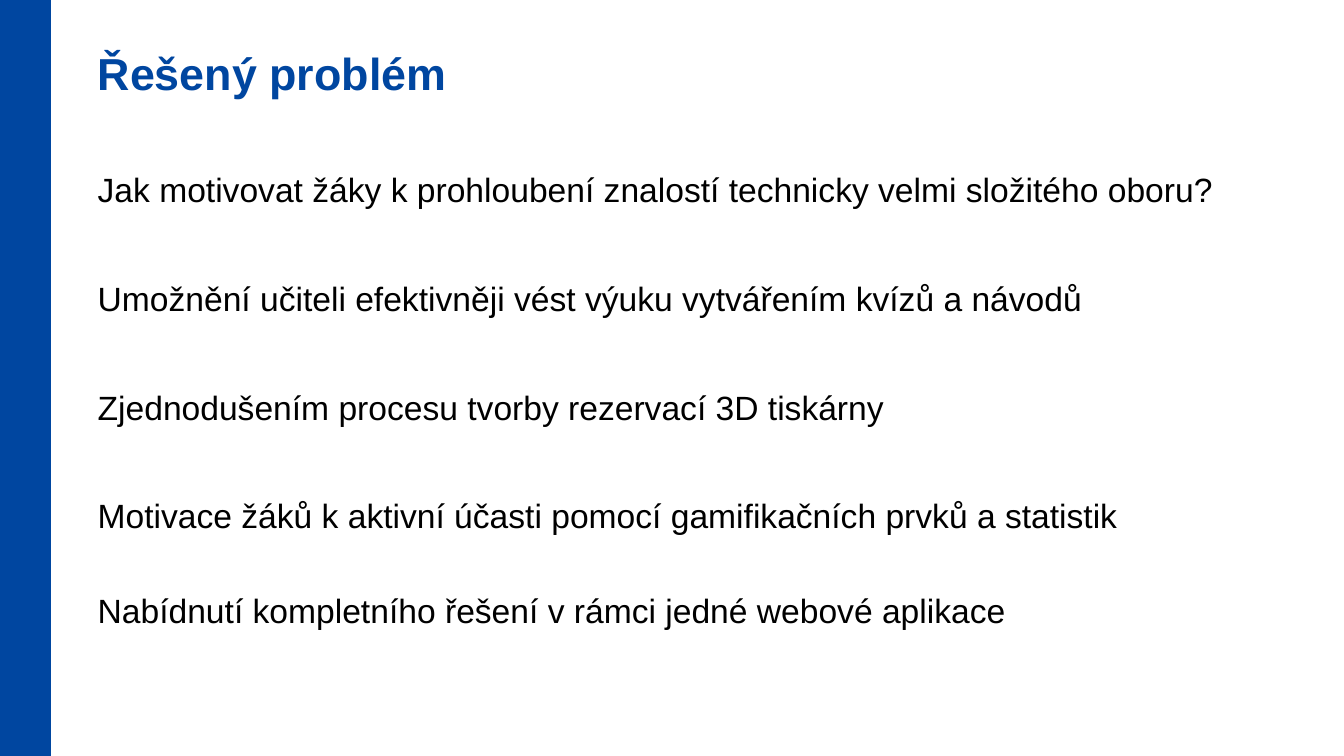
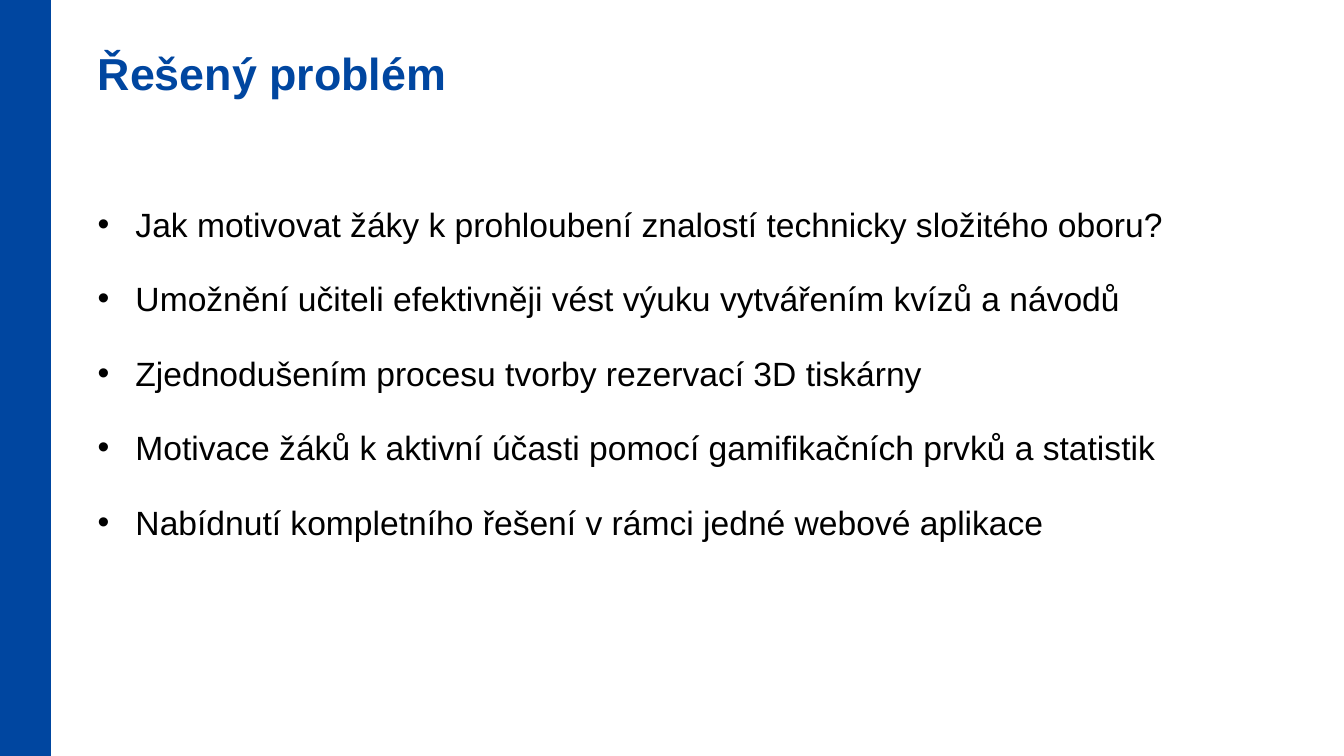
Before and after one commit to Zd3n1/BP2024, a slide deck: slide 2 of Prezentace.pptx. Drawn at 1344x756 pixels with LibreOffice and Linux fonts; fonts in the diff are those of the drawing; background and template pictures are left out. Boxes give left, top, right and bottom in pixels: in the first picture for what was removed or moved away, otherwise in the second. Text is boxed around its words. In the diff, an @@ line names an element or a change of style, - is before the commit and + after.

```diff
--- a/Prezentace.pptx
+++ b/Prezentace.pptx
@@ text at (135, 212, 1163, 244): text changed @@
-Jak motivovat žáky k prohloubení znalostí technicky velmi složitého oboru?
+• Jak motivovat žáky k prohloubení znalostí technicky složitého oboru?
@@ text at (135, 284, 1155, 542): bullet none to •; line spacing 1 to 1.5 @@
```
Also in this commit, not shown: 3 other slides changed, 3 slides added, 2 slides removed.
